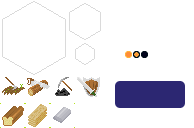
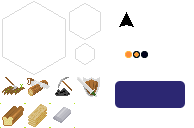
Two versions of the same layered image (194x128). Layer-by-layer changes:
added layer "arrow" above "frame" over [119, 12, 134, 27]
